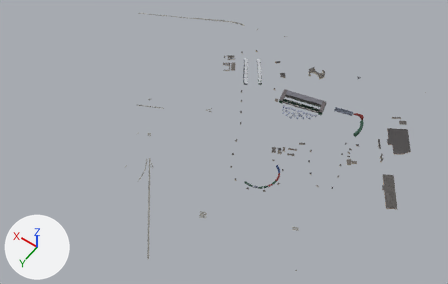
Before and after pictures for a commit that changed the glTF model fun-racer/assets/tracks/shanghai/scenery.glb.
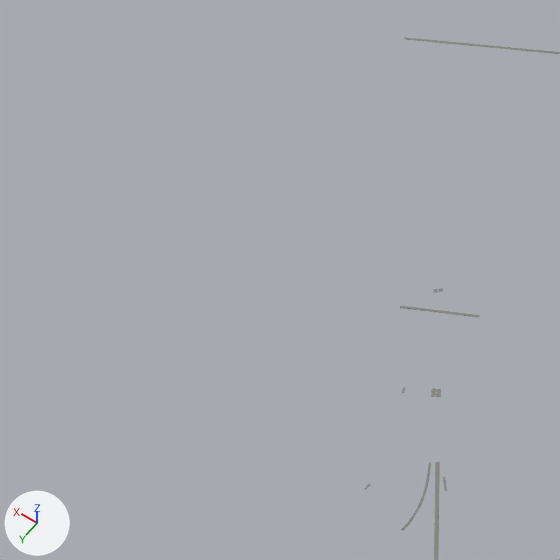
The first picture shows the older version from a 50 mm lens placed at (-1722.0, 3325.0, 4103.0), pointed at (186.0, 653.0, -97.0). The close-ups show the older and then the newer version on the part from 0% to 43% of the width and 0% to 67% of the height of that picture. Only the edits that show in the close-ups are written down. Arrows for +X, +Y and +Z are at lower left; the lights stay in place.
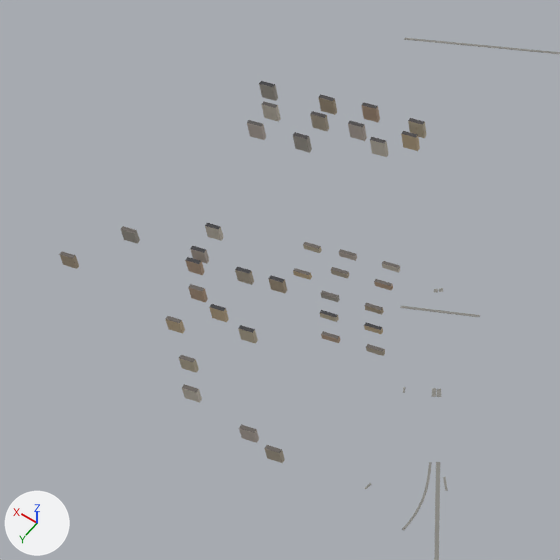
The change in detail:
Mesh me_chunk_19_15 is new.
It has 32 vertices, 40 faces and spans x 1589.0..1986.0, y 236.0..393.0, z -3.0..57.0.
Faces by material slot: [32, 8].
It uses material mat_building_wall.
It uses material mat_building_roof.
Mesh me_chunk_19_14 is new.
It has 24 vertices, 30 faces and spans x 1675.0..1911.0, y 423.0..542.0, z -3.0..57.0.
Faces by material slot: [24, 6].
It uses material mat_building_wall.
It uses material mat_building_roof.
Mesh me_chunk_19_13 is new.
It has 32 vertices, 40 faces and spans x 1580.0..1887.0, y 922.0..1108.0, z -3.0..47.0.
Faces by material slot: [32, 8].
It uses material mat_building_wall.
It uses material mat_building_roof.
Mesh me_chunk_19_12 is new.
It has 8 vertices, 10 faces and spans x 1911.7..1961.6, y 1264.5..1290.4, z -3.3..43.2.
Faces by material slot: [8, 2].
It uses material mat_building_wall.
It uses material mat_building_roof.
Mesh me_chunk_18_15 is new.
It has 32 vertices, 40 faces and spans x 1396.0..1621.0, y 204.0..371.0, z -3.0..57.0.
Faces by material slot: [32, 8].
It uses material mat_building_wall.
It uses material mat_building_roof.
Mesh me_chunk_18_14 is new.
It has 16 vertices, 20 faces and spans x 1240.0..1406.0, y 746.0..812.0, z -3.0..17.0.
Faces by material slot: [16, 4].
It uses material mat_building_wall.
It uses material mat_building_roof.
Mesh me_chunk_18_13 is new.
It has 56 vertices, 70 faces and spans x 1210.0..1544.0, y 816.0..1193.0, z -3.0..47.0.
Faces by material slot: [56, 14].
It uses material mat_building_wall.
It uses material mat_building_roof.
Mesh me_chunk_18_12 is new.
It has 24 vertices, 30 faces and spans x 1237.0..1512.0, y 1265.0..1450.0, z -3.0..44.0.
Faces by material slot: [24, 6].
It uses material mat_building_wall.
It uses material mat_building_roof.
Mesh me_chunk_17_13 is new.
It has 48 vertices, 60 faces and spans x 921.0..1227.0, y 866.0..1052.0, z -3.0..17.0.
Faces by material slot: [48, 12].
It uses material mat_building_wall.
It uses material mat_building_roof.
Mesh me_chunk_17_12 is new.
It has 16 vertices, 20 faces and spans x 895.0..1053.0, y 1435.0..1472.0, z -3.0..43.0.
Faces by material slot: [16, 4].
It uses material mat_building_wall.
It uses material mat_building_roof.
Object 'chunk_19_15' (ob_chunk_19_15) is new; it shows me_chunk_19_15.
Its location is (0.0, 0.0, 0.0).
Object 'chunk_19_14' (ob_chunk_19_14) is new; it shows me_chunk_19_14.
Its location is (0.0, 0.0, 0.0).
Object 'chunk_19_13' (ob_chunk_19_13) is new; it shows me_chunk_19_13.
Its location is (0.0, 0.0, 0.0).
Object 'chunk_19_12' (ob_chunk_19_12) is new; it shows me_chunk_19_12.
Its location is (0.0, 0.0, 0.0).
Object 'chunk_18_15' (ob_chunk_18_15) is new; it shows me_chunk_18_15.
Its location is (0.0, 0.0, 0.0).
Object 'chunk_18_14' (ob_chunk_18_14) is new; it shows me_chunk_18_14.
Its location is (0.0, 0.0, 0.0).
Object 'chunk_18_13' (ob_chunk_18_13) is new; it shows me_chunk_18_13.
Its location is (0.0, 0.0, 0.0).
Object 'chunk_18_12' (ob_chunk_18_12) is new; it shows me_chunk_18_12.
Its location is (0.0, 0.0, 0.0).
Object 'chunk_17_13' (ob_chunk_17_13) is new; it shows me_chunk_17_13.
Its location is (0.0, 0.0, 0.0).
Object 'chunk_17_12' (ob_chunk_17_12) is new; it shows me_chunk_17_12.
Its location is (0.0, 0.0, 0.0).

Pixel boxes (x1, y1, x2, y2) of what changed, in the close-ups (560 x 560 px):
'chunk_18_13', added
    after: (188, 267, 349, 344)
'chunk_18_15', added
    after: (348, 118, 426, 157)
'chunk_19_15', added
    after: (259, 81, 380, 131)
'chunk_19_13', added
    after: (121, 223, 224, 275)
'chunk_19_14', added
    after: (247, 101, 312, 153)
'chunk_17_13', added
    after: (320, 291, 385, 356)
'chunk_18_12', added
    after: (165, 316, 202, 403)
'chunk_17_12', added
    after: (239, 425, 285, 463)
'chunk_18_14', added
    after: (303, 242, 357, 261)
'chunk_19_12', added
    after: (59, 251, 79, 269)
